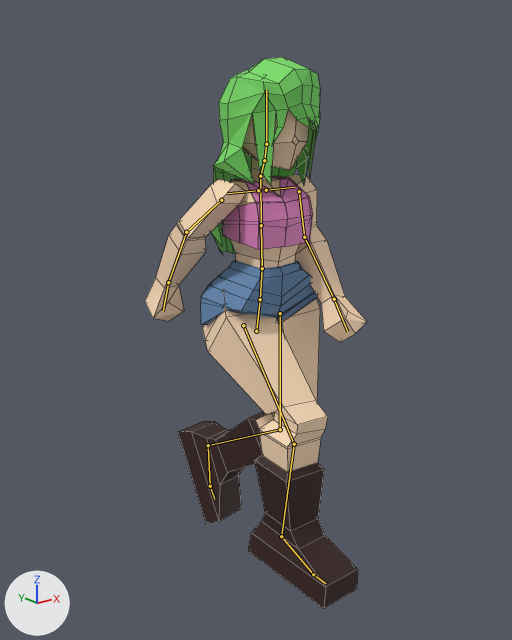
What one commit did to the Blender file Assets/Resources/Models/Outside/Root Village/Sylvie Rig V2.blend.
Camera for both pictures: a 50 mm lens placed at (-14.26, -17.79, 14.67), pointed at (-0.18, -0.19, 7.62). Every picture has the same lights, and +X, +Y and +Z are marked at lower left. The older version comes first. Both versions are drawn at frame 54 of the action 'Walk'; the numbers are the values there. The bones that bend it are drawn over the model as lines. Mesh edges are drawn as thin lines.

In view in the first picture: 'Hair', 'Head', 'L.Arm', 'L.Leg', 'Neck', 'R.Arm', 'R.Leg', 'Shirt', 'Shorts', 'Torso'.
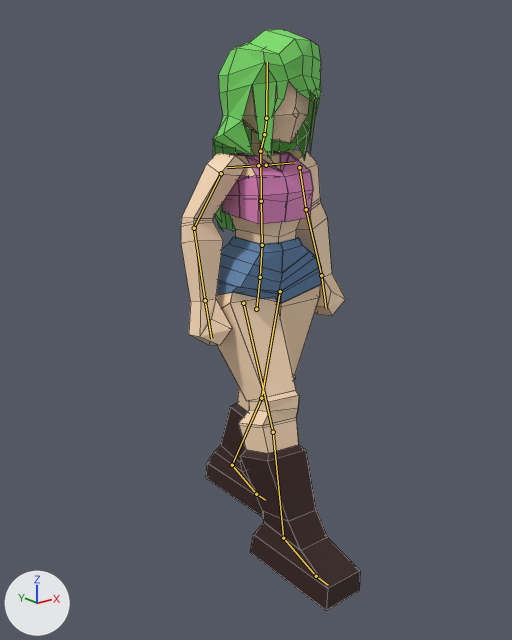
Boxes (x1, y1, x2, y2) around the edits, measured in the pictures (512 x 640 px):
'Shorts', posed (32% wider, 477% taller): before (201, 261, 317, 325); after (206, 237, 360, 611)
'R.Leg', no longer drawn: before (203, 290, 358, 609)
'Hair', posed: before (210, 57, 320, 254); after (213, 29, 321, 231)
'R.Arm', posed (35% narrower, 35% taller): before (145, 179, 246, 321); after (181, 153, 246, 345)
'L.Leg', no longer drawn: before (178, 298, 320, 523)
'Shirt', posed: before (222, 176, 313, 250); after (222, 151, 313, 224)
'L.Arm', posed (25% narrower): before (287, 175, 367, 342); after (286, 150, 346, 316)
'Head', posed: before (242, 110, 310, 170); after (242, 80, 310, 143)

The change in detail:
Bone 'torso' (bone_torso) moves from (0.24, 0.0, -1.32) to (0.24, 0.0, -0.53).
Bone 'thigh_fk.L' (bone_thigh_fk_l) turns from (-9, -15, 10) to (8, -15, 3) degrees about its own x, y and z.
Bone 'thigh_fk.L' (bone_thigh_fk_l) is rescaled from (0.97, 0.97, 0.97) to (0.99, 0.99, 0.99).
Bone 'shin_fk.L' (bone_shin_fk_l) turns from (67, 0, 0) to (11, 0, 0) degrees about its own x, y and z.
Bone 'foot_fk.L' (bone_foot_fk_l) turns from (6, 3, 1) to (-18, 8, 14) degrees about its own x, y and z.
Bone 'upper_arm_fk.L' (bone_upper_arm_fk_l) turns from (32, -31, -57) to (14, -36, -39) degrees about its own x, y and z.
Bone 'forearm_fk.L' (bone_forearm_fk_l) turns from (29, 29, 0) to (6, 31, -5) degrees about its own x, y and z.
Bone 'upper_arm_fk.R' (bone_upper_arm_fk_r) turns from (-9, -13, 47) to (15, -6, 31) degrees about its own x, y and z.
Bone 'forearm_fk.R' (bone_forearm_fk_r) turns from (-17, -1, 9) to (3, 2, 3) degrees about its own x, y and z.
Bone 'hand_fk.R' (bone_hand_fk_r) turns from (18, 1, -9) to (11, 0, -6) degrees about its own x, y and z.
Bone 'foot_ik.R' (bone_foot_ik_r) moves from (0.0, -3.15, 0.0) to (0.0, -3.26, 0.0).
